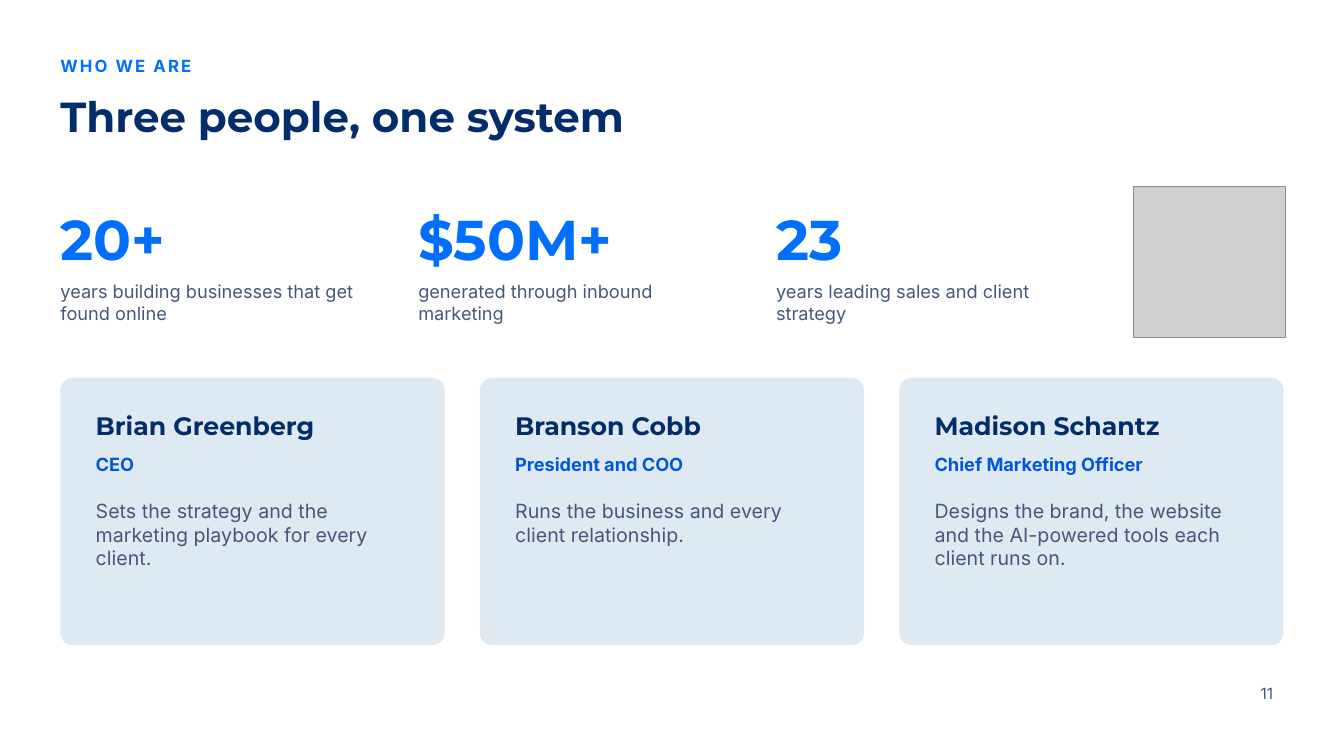
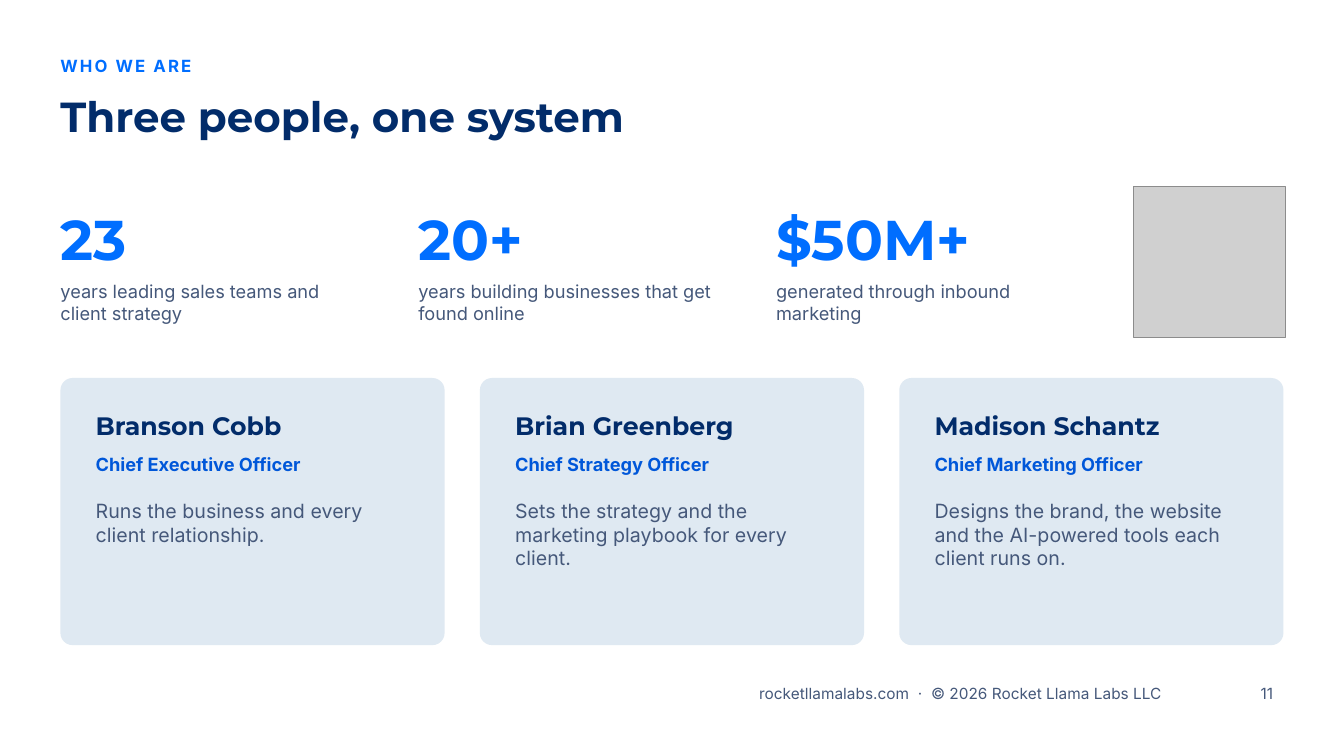
Before and after one commit to RocketLlamaLabs/rocketllama-website, a slide deck: slide 11 of public/slides/v1/rocket-llama-labs-sales-presentation-v1.pptx. Drawn at 1344x756 pixels with LibreOffice and Linux fonts; fonts in the diff are those of the drawing; grey boxes stand for pictures; background and template pictures are left out. Boxes give left, top, right and bottom in pixels: in the first picture for what was removed or moved away, otherwise in the second. Text is boxed around its words. In the diff, an @@ line names an element or a change of style, - is before the commit and + after.

```diff
--- a/public/slides/v1/rocket-llama-labs-sales-presentation-v1.pptx
+++ b/public/slides/v1/rocket-llama-labs-sales-presentation-v1.pptx
@@ text at <box>60,220,126,261</box>: text changed @@
-20+
+23
@@ text at <box>418,220,523,261</box>: text changed @@
-$50M+
+20+
@@ text at <box>776,214,970,267</box>: text changed @@
-23
+$50M+
@@ text at <box>60,284,319,324</box>: text changed @@
-years building businesses that get found online
+years leading sales teams and client strategy
@@ text at <box>418,284,711,320</box>: text changed @@
-generated through inbound marketing
+years building businesses that get found online
@@ text at <box>776,284,1011,324</box>: text changed @@
-years leading sales and client strategy
+generated through inbound marketing
@@ text at <box>96,416,281,436</box>: text changed @@
-Brian Greenberg
+Branson Cobb
@@ text at <box>515,415,734,440</box>: text changed @@
-Branson Cobb
+Brian Greenberg
@@ text at <box>96,457,301,471</box>: text changed @@
-CEO
+Chief Executive Officer
@@ text at <box>515,457,709,475</box>: text changed @@
-President and COO
+Chief Strategy Officer
@@ text at <box>96,503,363,546</box>: text changed @@
-Sets the strategy and the marketing playbook for every client.
+Runs the business and every client relationship.
@@ text at <box>515,503,787,565</box>: text changed @@
-Runs the business and every client relationship.
+Sets the strategy and the marketing playbook for every client.
@@ text added at <box>759,687,1161,699</box>, 11 pt, text #45587A @@
+rocketllamalabs.com · © 2026 Rocket Llama Labs LLC
```
Also in this commit, not shown: 12 other slides changed, 13 other files.
